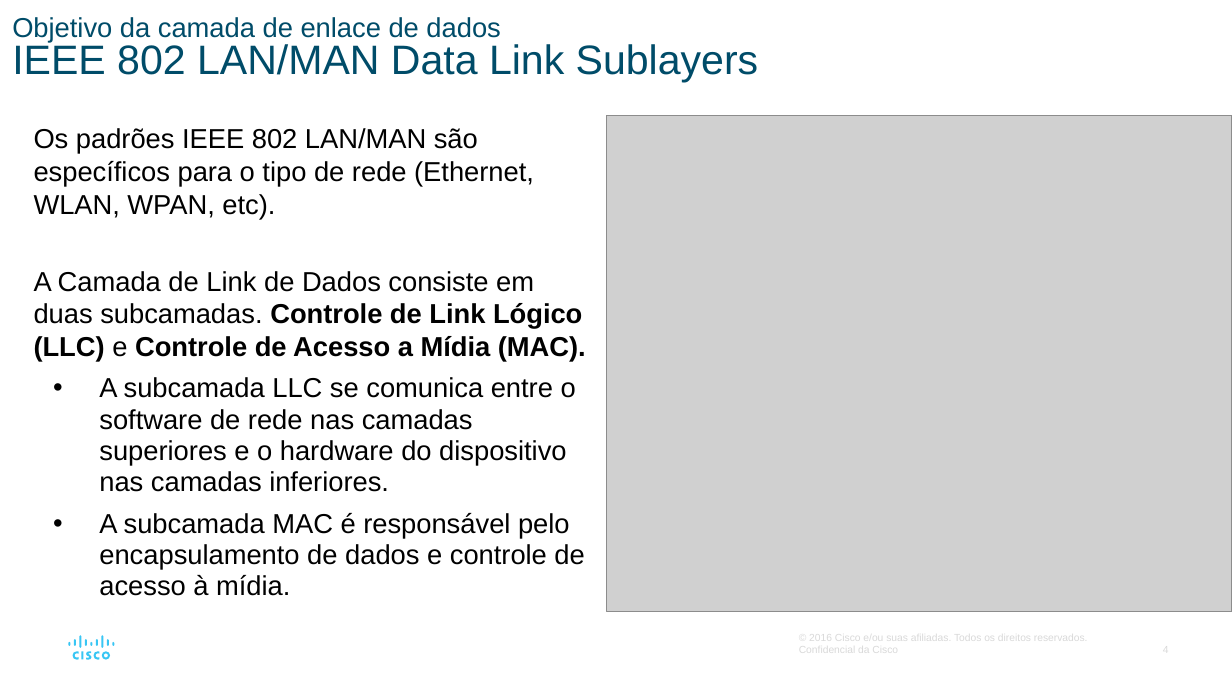
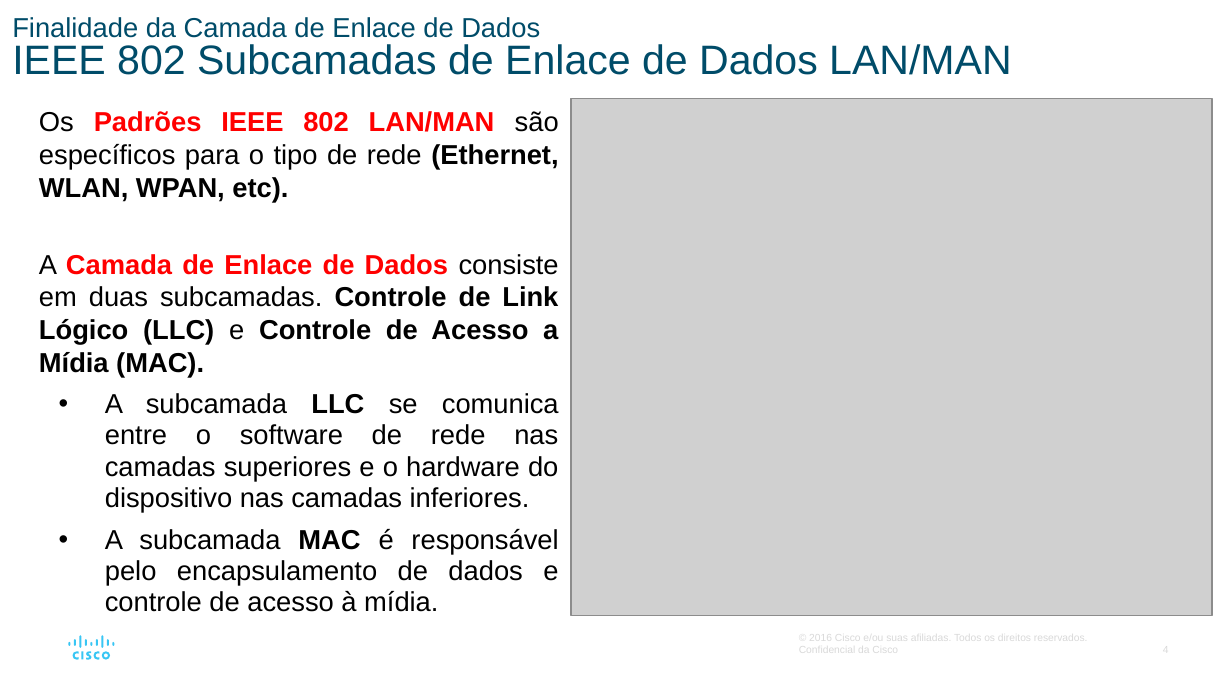
Before and after one commit to vaamonde/netacad, a slide deck: slide 4 of 02-CCNA-200-301-v7/01-CCNA-IntroducaoAsRedes-v7.02/01-Modulo01-PPTS/Modulo06-CamadaDeEnlace.pptx. Drawn at 1232x693 pixels with LibreOffice and Linux fonts; fonts in the diff are those of the drawing; grey boxes stand for pictures. Boxes give left, top, right and bottom in pixels: in the first picture for what was removed or moved away, otherwise in the second. Text is boxed around its words. In the diff, an @@ line names an element or a change of style, - is before the commit and + after.

```diff
--- a/02-CCNA-200-301-v7/01-CCNA-IntroducaoAsRedes-v7.02/01-Modulo01-PPTS/Modulo06-CamadaDeEnlace.pptx
+++ b/02-CCNA-200-301-v7/01-CCNA-IntroducaoAsRedes-v7.02/01-Modulo01-PPTS/Modulo06-CamadaDeEnlace.pptx
@@ title at bbox=[12, 17, 1011, 75]: text changed; size 16 to 24 pt @@
-Objetivo da camada de enlace de dados
-IEEE 802 LAN/MAN Data Link Sublayers
+Finalidade da Camada de Enlace de Dados
+IEEE 802 Subcamadas de Enlace de Dados LAN/MAN
@@ text "Os Padrões IEEE 802 LAN/MAN ...": place and size @@
-text "Os Padrões IEEE 802 LAN/MAN ..." at bbox=[34, 128, 586, 596]
+text "Os Padrões IEEE 802 LAN/MAN ..." at bbox=[39, 111, 559, 612]
@@ text at bbox=[39, 111, 559, 378]: text changed; bold on @@
-Os padrões IEEE 802 LAN/MAN são específicos para o tipo de rede (Ethernet, WLAN, WPAN, etc).
-A Camada de Link de Dados consiste em duas subcamadas. Controle de Link Lógico (LLC) e Controle de Acesso a Mídia (MAC).
+Os Padrões IEEE 802 LAN/MAN são específicos para o tipo de rede (Ethernet, WLAN, WPAN, etc).
+A Camada de Enlace de Dados consiste em duas subcamadas. Controle de Link Lógico (LLC) e Controle de Acesso a Mídia (MAC).
@@ picture: place and size @@
-picture at bbox=[607, 116, 1232, 612]
+picture at bbox=[572, 99, 1212, 616]
@@ text at bbox=[105, 393, 559, 612]: bold on in "LLC", "MAC"; alignment left to justified @@
```
Also in this commit, not shown: 17 other slides changed, 3 other files.
